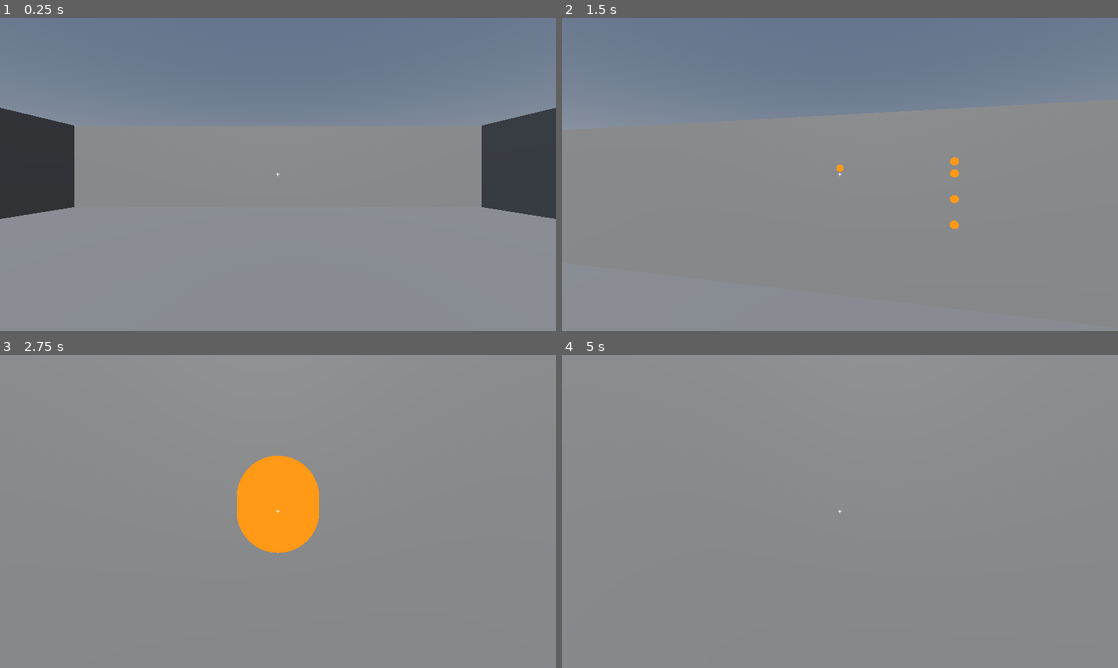
Above: before the commit, frames 1-4 (two rows, left to right).
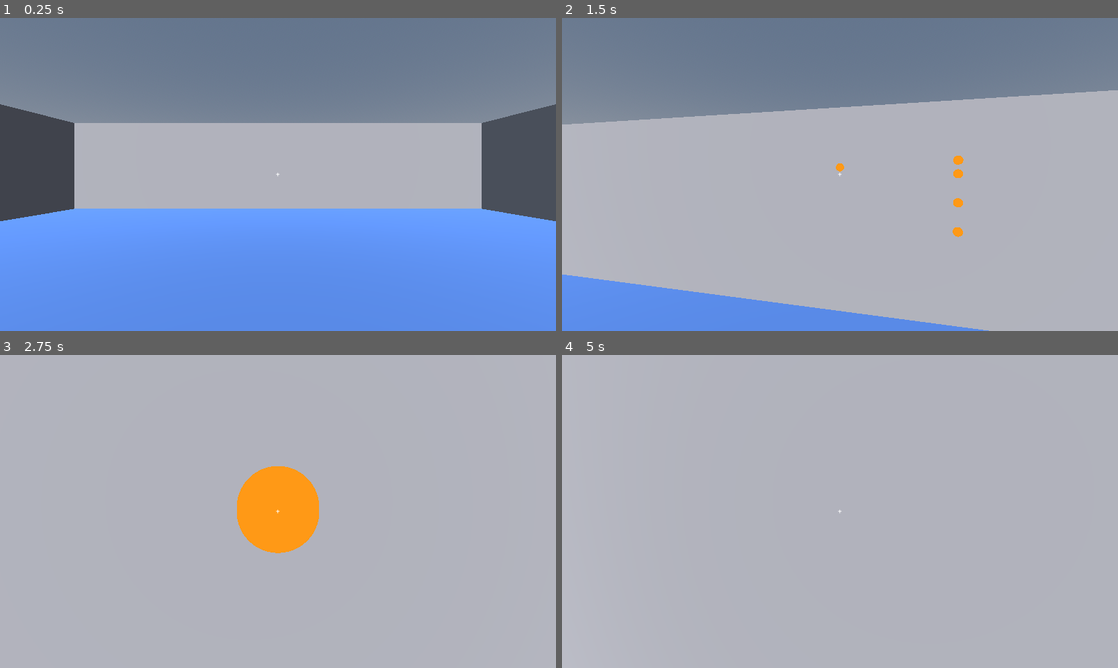
Above: after the commit, the same moments.

Repository: koushikgg/Shifting_arena
Game: Godot game, scene res://scenes/main.tscn
Two runs of this game, one before a commit and one after it. Both use one fixed random seed, a clock stepped at 60 frames per second and the inputs below.
Inputs (mouse positions are in pixels of both pictures, inside the frame that each line leads up to):
- Up to frame 1 (0.25 s): no input
- Up to frame 2 (1.5 s): tap Enter at 0.5 s; move the mouse to (867, 174) at 0.52 s; press the mouse at (867, 174) at 0.53 s; hold W (move_forward) from 0.53 s (still down); tap Space (jump) at 0.77 s; move the mouse to (812, 174) at 1.27 s; release the mouse at (812, 174) at 1.28 s; click (812, 174) at 1.35 s
- Up to frame 3 (2.75 s): keep holding W (move_forward); tap Space (jump) at 1.52 s; move the mouse to (289, 505) at 2.02 s; press the mouse at (289, 505) at 2.03 s
- Up to frame 4 (5 s): keep holding W (move_forward); tap Space (jump) at 2.75, 3.02, 3.77, 4.52 s; move the mouse to (834, 517) at 2.77 s; release the mouse at (834, 517) at 2.78 s; click (834, 517) at 2.85 s; move the mouse to (878, 514) at 3.52 s; press the mouse at (878, 514) at 3.53 s; move the mouse to (795, 508) at 4.27 s; release the mouse at (795, 508) at 4.28 s; click (795, 508) at 4.35 s

The runs differ from the first frame. In frame 1, 59% of the frame differs, in the area x 0-100%, y 27-100%; in frame 2, 71%; in frame 3, 97%; in frame 4, 100%, in the area x 0-100%, y 0-100%.

Commit message:
Refactor scene structure by replacing 'Room' with 'Map' and adding multiple room instances. Removed obsolete 'room.tscn' file.

Diff:
--- a/scenes/main.tscn
+++ b/scenes/main.tscn
@@ -1,6 +1,6 @@
-[gd_scene load_steps=5 format=3]
+[gd_scene load_steps=6 format=3]
 
-[ext_resource type="PackedScene" path="res://scenes/room.tscn" id="1"]
+[ext_resource type="PackedScene" path="res://scenes/room_block.tscn" id="1"]
 [ext_resource type="PackedScene" path="res://scenes/player.tscn" id="2"]
 
 [sub_resource type="ProceduralSkyMaterial" id="sky_mat"]
@@ -22,7 +22,46 @@
 [node name="Sun" type="DirectionalLight3D" parent="."]
 transform = Transform3D(1, 0, 0, 0, 0.7071, 0.7071, 0, -0.7071, 0.7071, 0, 6, 0)
 
-[node name="Room" parent="." instance=ExtResource("1")]
+[node name="Map" type="Node3D" parent="."]
+
+[node name="BigRoomA" parent="Map" instance=ExtResource("1")]
+room_size = Vector2(20, 20)
+floor_color = Color(0.35, 0.55, 0.9, 1)
+door_east = true
+
+[node name="CorridorB" parent="Map" instance=ExtResource("1")]
+transform = Transform3D(1, 0, 0, 0, 1, 0, 0, 0, 1, 15, 0, 0)
+room_size = Vector2(10, 6)
+floor_color = Color(0.6, 0.6, 0.6, 1)
+door_east = true
+door_west = true
+
+[node name="SmallRoomC" parent="Map" instance=ExtResource("1")]
+transform = Transform3D(1, 0, 0, 0, 1, 0, 0, 0, 1, 25, 0, 0)
+room_size = Vector2(10, 10)
+floor_color = Color(0.9, 0.4, 0.4, 1)
+door_south = true
+door_west = true
+
+[node name="CorridorD" parent="Map" instance=ExtResource("1")]
+transform = Transform3D(1, 0, 0, 0, 1, 0, 0, 0, 1, 25, 0, 10)
+room_size = Vector2(6, 10)
+floor_color = Color(0.6, 0.6, 0.6, 1)
+door_north = true
+door_south = true
+
+[node name="BigRoomG" parent="Map" instance=ExtResource("1")]
+transform = Transform3D(1, 0, 0, 0, 1, 0, 0, 0, 1, 25, 0, 25)
+room_size = Vector2(20, 20)
+floor_color = Color(0.4, 0.8, 0.45, 1)
+door_north = true
+door_west = true
+
+[node name="SmallRoomE" parent="Map" instance=ExtResource("1")]
+transform = Transform3D(1, 0, 0, 0, 1, 0, 0, 0, 1, 10, 0, 25)
+room_size = Vector2(10, 10)
+floor_color = Color(0.95, 0.8, 0.3, 1)
+door_east = true
 
 [node name="Player" parent="." instance=ExtResource("2")]
 transform = Transform3D(1, 0, 0, 0, 1, 0, 0, 0, 1, 0, 0.1, 0)
--- a/scenes/room.tscn
+++ /dev/null
@@ -1,66 +0,0 @@
-[gd_scene load_steps=8 format=3]
-
-[sub_resource type="BoxShape3D" id="floor_shape"]
-size = Vector3(20, 1, 20)
-
-[sub_resource type="BoxMesh" id="floor_mesh"]
-size = Vector3(20, 1, 20)
-
-[sub_resource type="BoxShape3D" id="ns_shape"]
-size = Vector3(20, 4, 1)
-
-[sub_resource type="BoxMesh" id="ns_mesh"]
-size = Vector3(20, 4, 1)
-
-[sub_resource type="BoxShape3D" id="ew_shape"]
-size = Vector3(1, 4, 20)
-
-[sub_resource type="BoxMesh" id="ew_mesh"]
-size = Vector3(1, 4, 20)
-
-[node name="Room" type="Node3D"]
-
-[node name="Floor" type="StaticBody3D" parent="."]
-transform = Transform3D(1, 0, 0, 0, 1, 0, 0, 0, 1, 0, -0.5, 0)
-
-[node name="CollisionShape3D" type="CollisionShape3D" parent="Floor"]
-shape = SubResource("floor_shape")
-
-[node name="MeshInstance3D" type="MeshInstance3D" parent="Floor"]
-mesh = SubResource("floor_mesh")
-
-[node name="WallNorth" type="StaticBody3D" parent="."]
-transform = Transform3D(1, 0, 0, 0, 1, 0, 0, 0, 1, 0, 2, -10.5)
-
-[node name="CollisionShape3D" type="CollisionShape3D" parent="WallNorth"]
-shape = SubResource("ns_shape")
-
-[node name="MeshInstance3D" type="MeshInstance3D" parent="WallNorth"]
-mesh = SubResource("ns_mesh")
-
-[node name="WallSouth" type="StaticBody3D" parent="."]
-transform = Transform3D(1, 0, 0, 0, 1, 0, 0, 0, 1, 0, 2, 10.5)
-
-[node name="CollisionShape3D" type="CollisionShape3D" parent="WallSouth"]
-shape = SubResource("ns_shape")
-
-[node name="MeshInstance3D" type="MeshInstance3D" parent="WallSouth"]
-mesh = SubResource("ns_mesh")
-
-[node name="WallWest" type="StaticBody3D" parent="."]
-transform = Transform3D(1, 0, 0, 0, 1, 0, 0, 0, 1, -10.5, 2, 0)
-
-[node name="CollisionShape3D" type="CollisionShape3D" parent="WallWest"]
-shape = SubResource("ew_shape")
-
-[node name="MeshInstance3D" type="MeshInstance3D" parent="WallWest"]
-mesh = SubResource("ew_mesh")
-
-[node name="WallEast" type="StaticBody3D" parent="."]
-transform = Transform3D(1, 0, 0, 0, 1, 0, 0, 0, 1, 10.5, 2, 0)
-
-[node name="CollisionShape3D" type="CollisionShape3D" parent="WallEast"]
-shape = SubResource("ew_shape")
-
-[node name="MeshInstance3D" type="MeshInstance3D" parent="WallEast"]
-mesh = SubResource("ew_mesh")
--- /dev/null
+++ b/scenes/room_block.tscn
@@ -0,0 +1,6 @@
+[gd_scene load_steps=2 format=3]
+
+[ext_resource type="Script" path="res://scripts/room_block.gd" id="1"]
+
+[node name="RoomBlock" type="Node3D"]
+script = ExtResource("1")
--- /dev/null
+++ b/scripts/room_block.gd
@@ -0,0 +1,97 @@
+extends Node3D
+# A reusable room-block: a floor and four walls, with optional doorways.
+# You do not draw it by hand. Instead, you set a few options in the Inspector
+# (size, which sides have doorways, floor colour) and the script builds it.
+#
+# The block's origin (its middle point) is at the CENTRE of the room.
+# That makes it easy to move or rotate the whole room later (Stage 3).
+#
+# Directions: North = -Z, South = +Z, East = +X, West = -X.
+
+# --- Options you set for each room ---
+@export var room_size: Vector2 = Vector2(10, 10)   # width (X) and depth (Z) in metres
+@export var floor_color: Color = Color(0.5, 0.5, 0.5)  # colour that tells rooms apart
+@export var door_north: bool = false   # true = cut a doorway in the north wall
+@export var door_east: bool = false
+@export var door_south: bool = false
+@export var door_west: bool = false
+
+# --- Fixed measurements (the same for every room so doorways always line up) ---
+const WALL_HEIGHT := 4.0
+const WALL_THICKNESS := 0.5
+const DOOR_WIDTH := 4.0
+const DOOR_HEIGHT := 3.0
+const WALL_COLOR := Color(0.75, 0.75, 0.78)
+
+
+func _ready() -> void:
+	_build_floor()
+	# North and south walls run along the X direction ("is_ns" = true).
+	_build_side(true, -room_size.y / 2.0 + WALL_THICKNESS / 2.0, room_size.x, door_north)
+	_build_side(true, room_size.y / 2.0 - WALL_THICKNESS / 2.0, room_size.x, door_south)
+	# East and west walls run along the Z direction. They are a little shorter
+	# so they don't overlap the north/south walls in the corners.
+	var side_length := room_size.y - 2.0 * WALL_THICKNESS
+	_build_side(false, room_size.x / 2.0 - WALL_THICKNESS / 2.0, side_length, door_east)
+	_build_side(false, -room_size.x / 2.0 + WALL_THICKNESS / 2.0, side_length, door_west)
+
+
+func _build_floor() -> void:
+	# The floor is 1 metre thick, with its top surface at height 0.
+	_add_box(Vector3(0, -0.5, 0), Vector3(room_size.x, 1.0, room_size.y), floor_color)
+
+
+# Builds one side of the room.
+#   is_ns:    true for north/south walls, false for east/west walls
+#   fixed:    where the wall sits (its Z for north/south, its X for east/west)
+#   length:   how long the wall is
+#   has_door: whether to leave a doorway in the middle
+func _build_side(is_ns: bool, fixed: float, length: float, has_door: bool) -> void:
+	if not has_door:
+		# No doorway: one solid wall.
+		_add_wall(is_ns, fixed, 0.0, length, WALL_HEIGHT / 2.0, WALL_HEIGHT)
+		return
+
+	# Doorway: two wall pieces, one on each side of the gap...
+	var piece := (length - DOOR_WIDTH) / 2.0
+	var offset := (DOOR_WIDTH + piece) / 2.0
+	_add_wall(is_ns, fixed, -offset, piece, WALL_HEIGHT / 2.0, WALL_HEIGHT)
+	_add_wall(is_ns, fixed, offset, piece, WALL_HEIGHT / 2.0, WALL_HEIGHT)
+	# ...plus a small piece above the gap so it looks like a real doorway.
+	var top_height := WALL_HEIGHT - DOOR_HEIGHT
+	_add_wall(is_ns, fixed, 0.0, DOOR_WIDTH, DOOR_HEIGHT + top_height / 2.0, top_height)
+
+
+# Places one wall piece.
+#   along:  position along the wall (0 = middle of the wall)
+#   len:    length of this piece
+#   y:      height of the piece's middle
+#   height: how tall the piece is
+func _add_wall(is_ns: bool, fixed: float, along: float, len: float, y: float, height: float) -> void:
+	if is_ns:
+		_add_box(Vector3(along, y, fixed), Vector3(len, height, WALL_THICKNESS), WALL_COLOR)
+	else:
+		_add_box(Vector3(fixed, y, along), Vector3(WALL_THICKNESS, height, len), WALL_COLOR)
+
+
+# Makes a solid box (something you can see AND bump into) at a position.
+func _add_box(pos: Vector3, size: Vector3, color: Color) -> void:
+	var body := StaticBody3D.new()   # a solid thing that never moves by itself
+	body.position = pos
+
+	var shape := CollisionShape3D.new()   # the invisible part you bump into
+	var box_shape := BoxShape3D.new()
+	box_shape.size = size
+	shape.shape = box_shape
+	body.add_child(shape)
+
+	var mesh := MeshInstance3D.new()      # the visible part
+	var box_mesh := BoxMesh.new()
+	box_mesh.size = size
+	mesh.mesh = box_mesh
+	var material := StandardMaterial3D.new()
+	material.albedo_color = color
+	mesh.material_override = material
+	body.add_child(mesh)
+
+	add_child(body)
Not shown, added: scripts/player.gd.uid
Not shown, added: scripts/room_block.gd.uid
